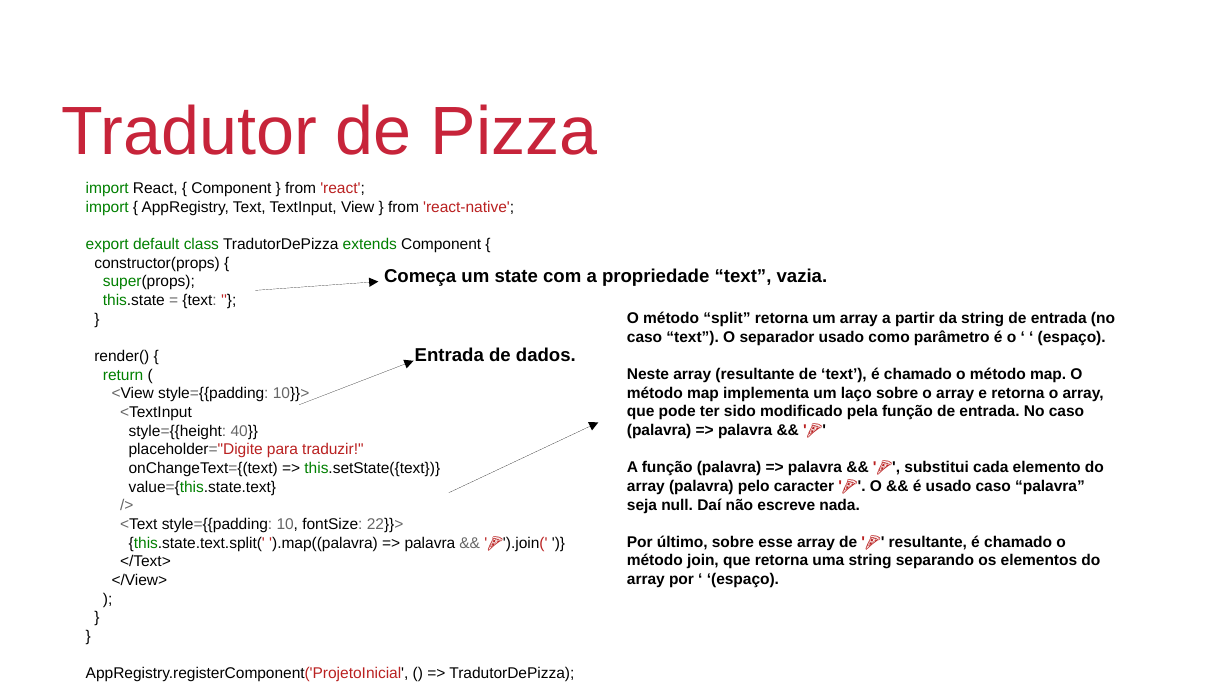
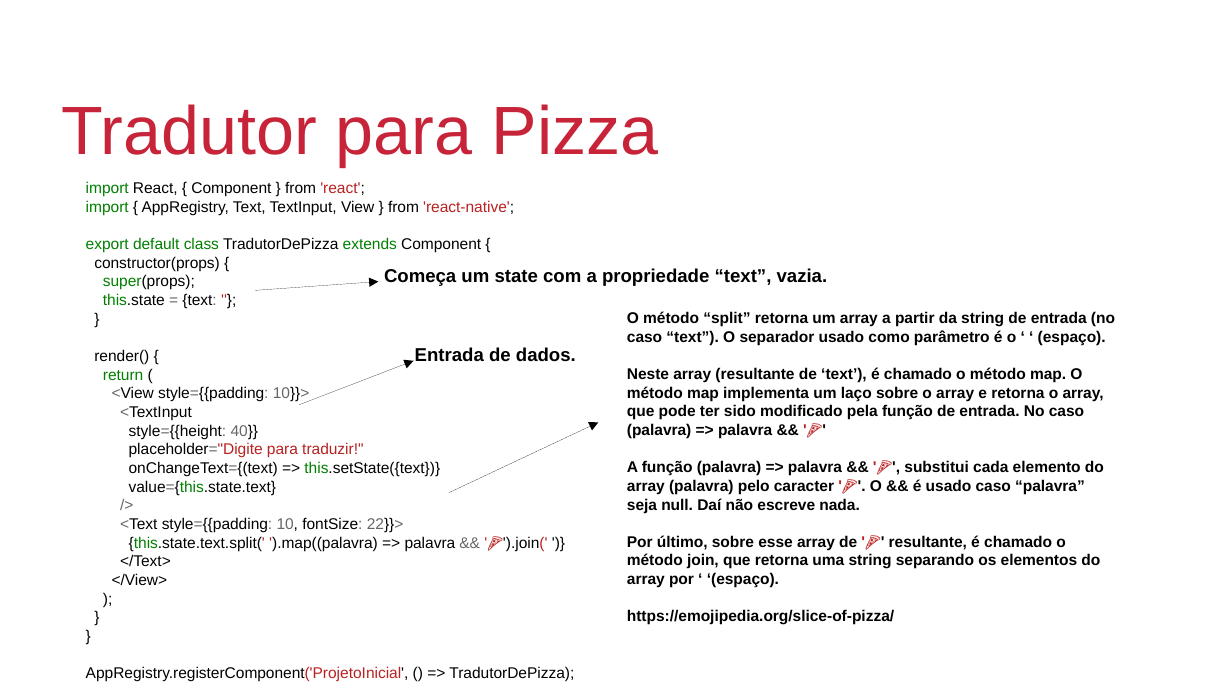
Before and after one commit to johnmagt/PIDM-2019_2, a slide deck: slide 8 of SLIDES/aula02.odp. Drawn at 1232x693 pixels with LibreOffice and Linux fonts; fonts in the diff are those of the drawing; background and template pictures are left out. Boxes give left, top, right and bottom in pixels: in the first picture for what was removed or moved away, otherwise in the second. Text is boxed around its words. In the diff, an @@ line names an element or a change of style, - is before the commit and + after.

```diff
--- a/SLIDES/aula02.odp
+++ b/SLIDES/aula02.odp
@@ title at [62, 104, 659, 166]: text changed @@
-Tradutor de Pizza
+Tradutor para Pizza
@@ text at [627, 609, 894, 625]: paragraph added @@
+https://emojipedia.org/slice-of-pizza/
```
Also in this commit, not shown: 3 other slides changed, 13 slides added, 10 slides removed, 2 other files.
